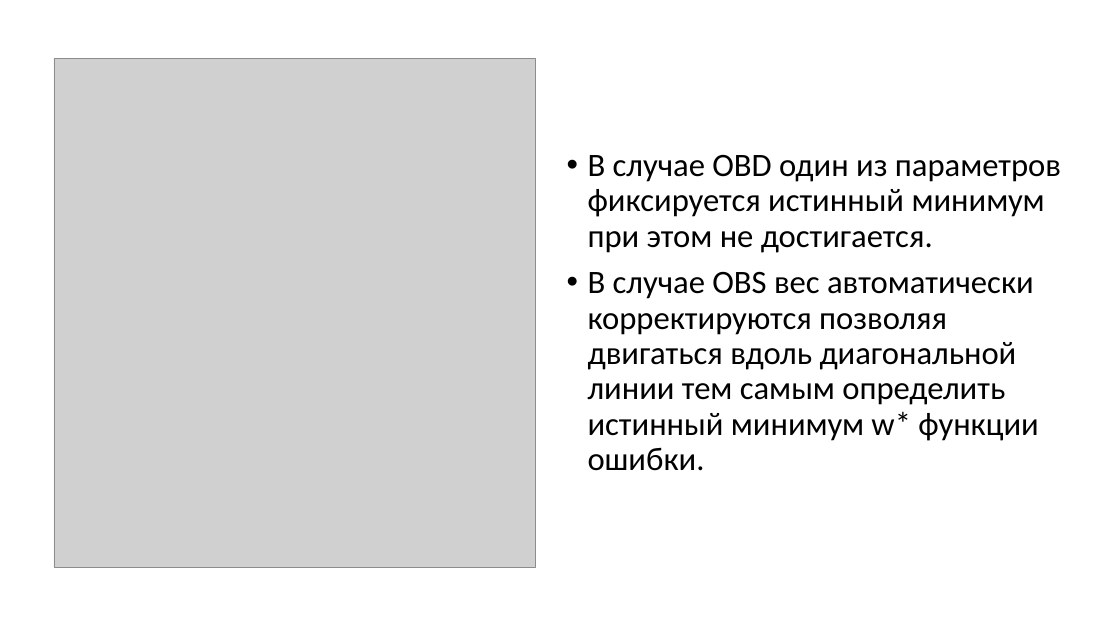
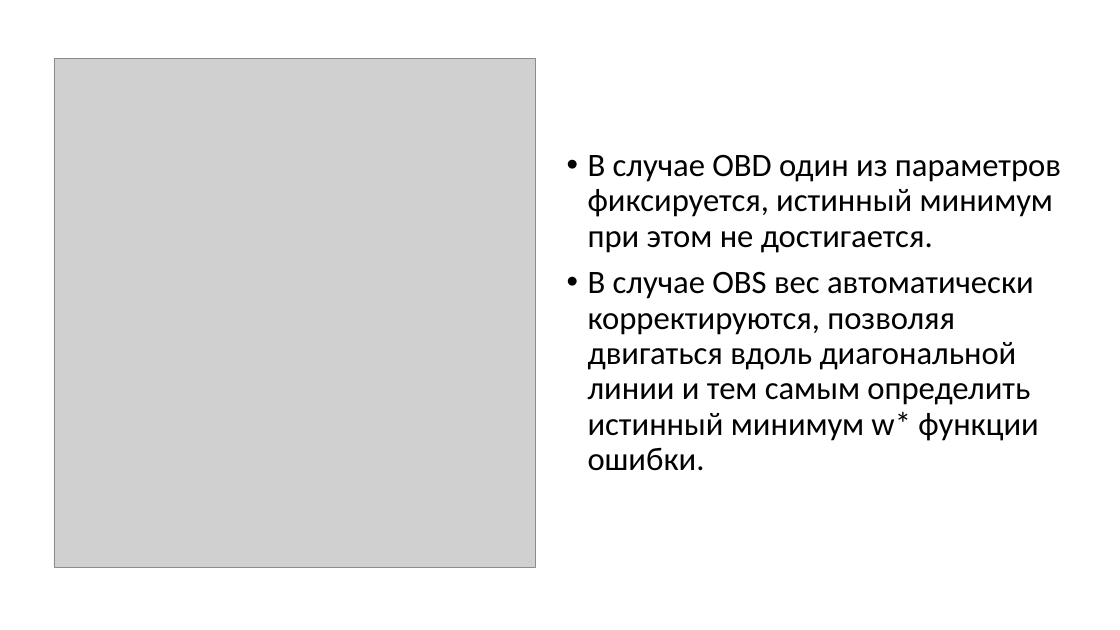
Before and after one commit to sven4500/masters-diploma, a slide deck: slide 11 of Презентация/Пезентация.ppt. Drawn at 1120x630 pixels with LibreOffice and Linux fonts; fonts in the diff are those of the drawing; grey boxes stand for pictures. Boxes give left, top, right and bottom in pixels: in the first picture for what was removed or moved away, otherwise in the second. Text is boxed around its words. In the diff, an @@ line names an element or a change of style, - is before the commit and + after.

```diff
--- a/Презентация/Пезентация.ppt
+++ b/Презентация/Пезентация.ppt
@@ text at bbox=[588, 154, 1061, 471]: text changed @@
-• В случае OBD один из параметров фиксируется истинный минимум при этом не достигается.
-• В случае OBS вес автоматически корректируются позволяя двигаться вдоль диагональной линии тем самым определить истинный минимум w* функции ошибки.
+• В случае OBD один из параметров фиксируется, истинный минимум при этом не достигается.
+• В случае OBS вес автоматически корректируются, позволяя двигаться вдоль диагональной линии и тем самым определить истинный минимум w* функции ошибки.
```
Also in this commit, not shown: 8 other slides changed, 2 slides added, 1 slide removed.
